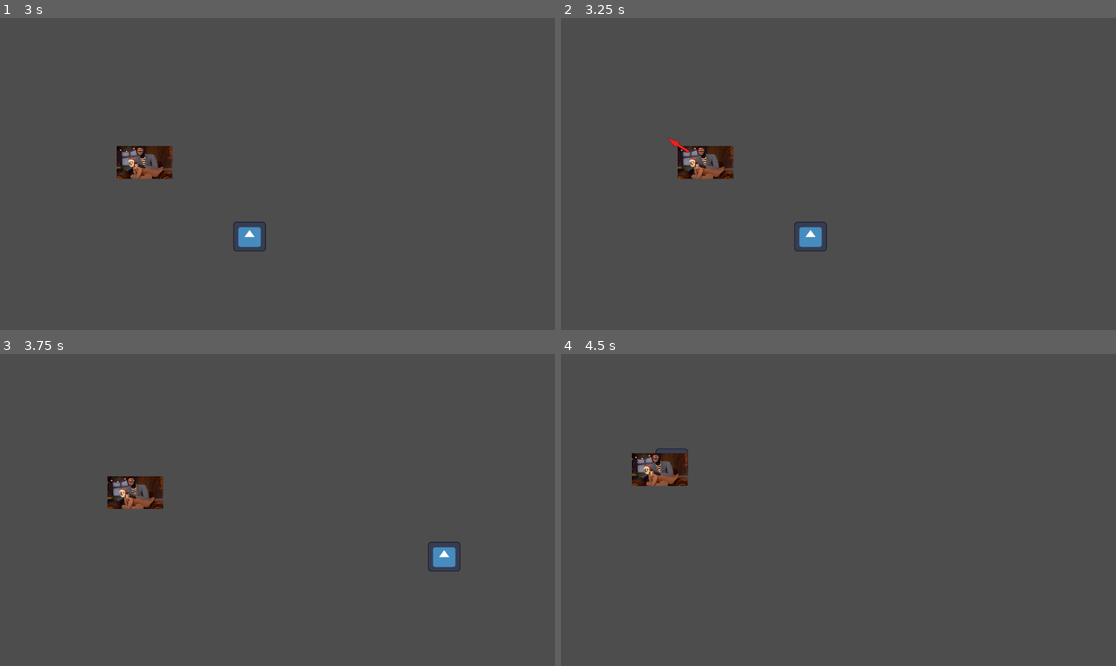
Above: before the commit, frames 1-4 (two rows, left to right).
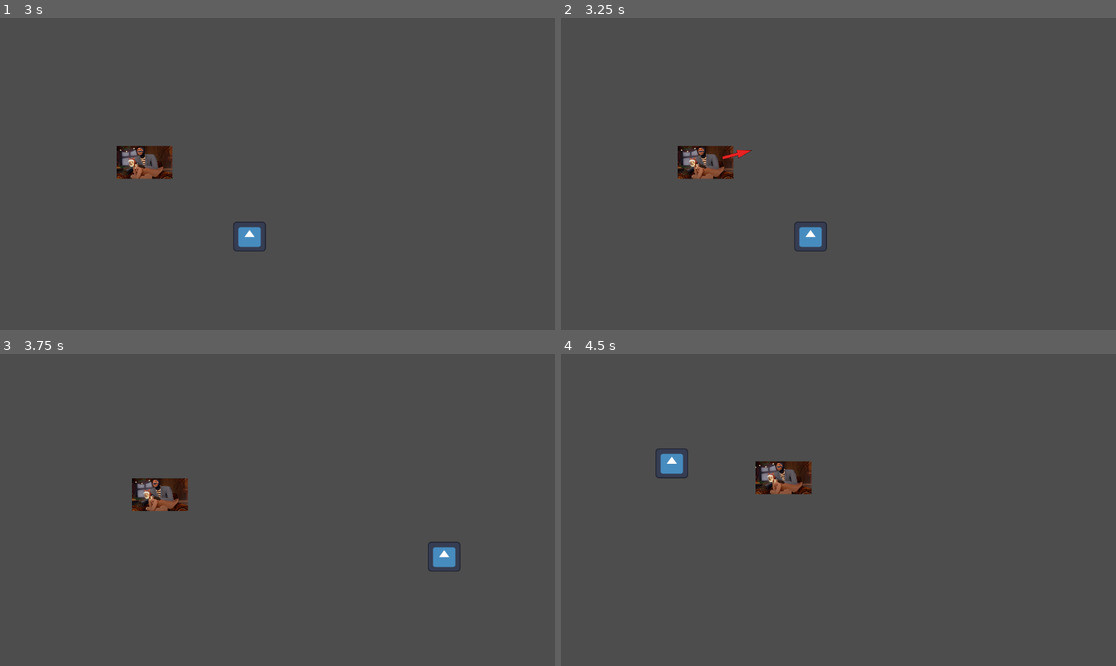
Above: after the commit, the same moments.

Repository: nick-leslie/Gmtk-game-jam-2025
Game: Godot game, scene res://Scenes/main.tscn
Two runs of this game, one before a commit and one after it. Both use one fixed random seed, a clock stepped at 60 frames per second and the inputs below. The engine's default icon, where the game draws it, is replaced by a stand-in: a white triangle on a blue panel in a dark square.
Inputs (mouse positions are in pixels of both pictures, inside the frame that each line leads up to):
- Up to frame 1 (3 s): tap Enter at 0.5, 2 s; move the mouse to (399, 158) at 0.52 s; click (399, 158) at 0.67 s; tap Space at 1.25, 2.75 s; move the mouse to (166, 189) at 1.27 s; click (166, 189) at 1.42 s; move the mouse to (333, 105) at 2.02 s; click (333, 105) at 2.17 s; move the mouse to (249, 236) at 2.77 s; click (249, 236) at 2.92 s
- Up to frame 2 (3.25 s): no input
- Up to frame 3 (3.75 s): move the mouse to (444, 556) at 3.52 s; click (444, 556) at 3.67 s
- Up to frame 4 (4.5 s): move the mouse to (672, 463) at 4.27 s; click (672, 463) at 4.42 s

Frame 1 is identical in both runs. In frame 2, 0.1% of the frame differs, in the area x 19-35%, y 38-46%; in frame 3, 1.3%; in frame 4, 1.9%, in the area x 12-46%, y 31-45%.

Commit message:
Moved logic into base enemy class as an example

Diff:
--- a/Scripts/Enemies/test_enemy.gd
+++ b/Scripts/Enemies/test_enemy.gd
@@ -1,10 +1,5 @@
 extends Enemy
 
-var direction := Vector2(
-		randi_range(-1, 1),
-		randi_range(-1,1)
-		)
-var magnitude := randi_range(1, max_speed)
 
 #Transistion functions
 func idleTransition(delta: float):
@@ -45,64 +40,6 @@
 	pass
 
 # State logic functions
-func idleState(): #State logic for idle state
-	pass
-
-func telegraphState():
-
-	var texture_size = $EnemySprite.texture.get_size()
-	var sprite_size = texture_size * $EnemySprite.scale
-	var enemy_radius = max(sprite_size.x, sprite_size.y) * 0.5
-
-	# First time entering state logic
-	if telegraph_elapsed_time == 0:
-		# Generate random direction vector
-		var angle = randf_range(0, TAU)
-		direction = Vector2(cos(angle), sin(angle))
-		# TODO bias it to move in away from the edge of the screen if it gets too close
-
-		# Generate random magnitude
-		magnitude = randi_range(1, max_speed)
-
-	#Scale the telegraph sprite
-
-	# Parameters you can tweak to balance visual size
-	var base_scale := 0.5  # Minimum scale when magnitude is low
-	var scale_range := 0.5 # Additional scale at max speed (total = base + range = 1.0 at max speed)
-
-	# Calculate scale based on speed
-	var speed_ratio = clamp(magnitude / max_speed, 0.0, 1.0)
-	var desired_scale = base_scale + (scale_range * speed_ratio)
-
-	var telegraph_texture_size = $TelegraphSprite.texture.get_size()
-
-	# Determine the maximum size we want relative to the enemy sprite
-	var target_size = sprite_size * desired_scale
-
-	# Calculate uniform scale factor based on the smaller ratio (to fit within bounds)
-	var scale_factor = min(
-		target_size.x / telegraph_texture_size.x,
-		target_size.y / telegraph_texture_size.y
-	)
-	# Apply uniform scale to preserve aspect ratio
-	$TelegraphSprite.scale = Vector2.ONE * scale_factor
-
-	if direction != Vector2.ZERO:
-
-		# Rotate the sprite to the same direction as vector
-		var telegraph_direction = direction.normalized()
-		$TelegraphSprite.rotation = direction.angle() + deg_to_rad(90)
-
-
-	# Position the telegraph arrow next to the enemy sprite, in the given direction
-	var offset_distance = enemy_radius + 10  # "10" is margin to push it slightly outside
-	$TelegraphSprite.position = $EnemySprite.position + direction * offset_distance
-
-	# Dynamically figure out how long to blink for based on delta and telegraph blink counter
-	var telegraph_period = (telegraph_state_time / (telegraph_blink_count * 2))
-
-	var blink_phase = int(telegraph_elapsed_time / telegraph_period) % 2
-	$TelegraphSprite.visible = blink_phase == 0
 
 func moveState():
 	var screen_size = get_viewport_rect().size
@@ -119,15 +56,3 @@
 	#Clamping to screen size
 	position.x = clamp(position.x, 0 + (sprite_size.x/2), screen_size.x - (sprite_size.x/2))
 	position.y = clamp(position.y, 0 + (sprite_size.y/2), screen_size.y - (sprite_size.y/2))
-
-func windupState():
-	pass
-
-func attackState():
-	pass
-
-func runAndGunState():
-	pass
-
-func dashState():
-	pass
--- a/Scripts/enemy.gd
+++ b/Scripts/enemy.gd
@@ -51,6 +51,12 @@
 }
 
 var current_state = State.IDLE
+
+var direction := Vector2(
+		randi_range(-1, 1),
+		randi_range(-1,1)
+		)
+var magnitude := randi_range(1, max_speed)
 
 func _ready(): #setup
 	get_parent().add_child(debug_line)
@@ -123,9 +129,13 @@
 
 
 #Transistion functions
-func idleTransition(delta: float) -> State:
-	return State.IDLE
-	pass
+func idleTransition(delta: float) -> State: # Default transition strucuture for only on transition option
+	if idle_elapsed_time < idle_state_time:
+		idle_elapsed_time += delta
+		return State.IDLE
+	else:
+		idle_elapsed_time = 0.0
+		return State.IDLE
 
 func telegraphTransition(delta: float) -> State:
 	return State.TELEGRAPH
@@ -156,10 +166,75 @@
 	pass
 
 func telegraphState():
-	pass
-
-func moveState():
-	pass
+	var texture_size = $EnemySprite.texture.get_size()
+	var sprite_size = texture_size * $EnemySprite.scale
+	var enemy_radius = max(sprite_size.x, sprite_size.y) * 0.5
+
+	# First time entering state logic
+	if telegraph_elapsed_time == 0:
+		# Generate random direction vector
+		var angle = randf_range(0, TAU)
+		direction = Vector2(cos(angle), sin(angle))
+		# TODO bias it to move in away from the edge of the screen if it gets too close
+
+		# Generate random magnitude
+		magnitude = randi_range(1, max_speed)
+
+	#Scale the telegraph sprite
+
+	# Parameters you can tweak to balance visual size
+	var base_scale := 0.5  # Minimum scale when magnitude is low
+	var scale_range := 0.5 # Additional scale at max speed (total = base + range = 1.0 at max speed)
+
+	# Calculate scale based on speed
+	var speed_ratio = clamp(magnitude / max_speed, 0.0, 1.0)
+	var desired_scale = base_scale + (scale_range * speed_ratio)
+
+	var telegraph_texture_size = $TelegraphSprite.texture.get_size()
+
+	# Determine the maximum size we want relative to the enemy sprite
+	var target_size = sprite_size * desired_scale
+
+	# Calculate uniform scale factor based on the smaller ratio (to fit within bounds)
+	var scale_factor = min(
+		target_size.x / telegraph_texture_size.x,
+		target_size.y / telegraph_texture_size.y
+	)
+	# Apply uniform scale to preserve aspect ratio
+	$TelegraphSprite.scale = Vector2.ONE * scale_factor
+
+	if direction != Vector2.ZERO:
+
+		# Rotate the sprite to the same direction as vector
+		var telegraph_direction = direction.normalized()
+		$TelegraphSprite.rotation = direction.angle() + deg_to_rad(90)
+
+
+	# Position the telegraph arrow next to the enemy sprite, in the given direction
+	var offset_distance = enemy_radius + 10  # "10" is margin to push it slightly outside
+	$TelegraphSprite.position = $EnemySprite.position + direction * offset_distance
+
+	# Dynamically figure out how long to blink for based on delta and telegraph blink counter
+	var telegraph_period = (telegraph_state_time / (telegraph_blink_count * 2))
+
+	var blink_phase = int(telegraph_elapsed_time / telegraph_period) % 2
+	$TelegraphSprite.visible = blink_phase == 0
+
+func moveState(): #Default movement behavior
+	var screen_size = get_viewport_rect().size
+	var texture_size = $EnemySprite.texture.get_size()
+	var sprite_size = texture_size * $EnemySprite.scale
+
+	# Disable the telegraph sprite while moving
+	$TelegraphSprite.visible = false
+
+	# Move by vector
+	var offset = direction * magnitude
+	position += offset
+
+	#Clamping to screen size
+	position.x = clamp(position.x, 0 + (sprite_size.x/2), screen_size.x - (sprite_size.x/2))
+	position.y = clamp(position.y, 0 + (sprite_size.y/2), screen_size.y - (sprite_size.y/2))
 
 func windupState():
 	pass
--- a/main.tscn
+++ /dev/null
@@ -1,36 +0,0 @@
-[gd_scene load_steps=5 format=3 uid="uid://g0wog28kkiy"]
-
-[ext_resource type="Script" uid="uid://cagswdrat2x2a" path="res://Scripts/player.gd" id="1_0xm2m"]
-[ext_resource type="Script" uid="uid://cm1h0xl5gt6nq" path="res://Scripts/line_collider.gd" id="1_lquwl"]
-[ext_resource type="Texture2D" uid="uid://dxxihuobndwvl" path="res://icon.svg" id="2_h2yge"]
-[ext_resource type="Script" uid="uid://bp2pjt4dtaffb" path="res://head_collider_body.gd" id="5_7mycd"]
-
-[node name="Node2D" type="Node2D"]
-
-[node name="HeadColliderBody" type="Area2D" parent="."]
-collision_layer = 2
-script = ExtResource("5_7mycd")
-
-[node name="HeadCollider" type="CollisionShape2D" parent="HeadColliderBody"]
-
-[node name="Line" type="Line2D" parent="."]
-
-[node name="LineCollider" type="Area2D" parent="Line"]
-collision_mask = 2
-script = ExtResource("1_lquwl")
-
-[node name="Stylest" type="Node2D" parent="."]
-script = ExtResource("1_0xm2m")
-
-[node name="Sprite2D" type="Sprite2D" parent="Stylest"]
-position = Vector2(0.999996, 2)
-scale = Vector2(0.4375, 0.4375)
-texture = ExtResource("2_h2yge")
-
-[node name="StartNode" type="Node2D" parent="."]
-
-[node name="Sprite2D" type="Sprite2D" parent="StartNode"]
-scale = Vector2(0.53125, 0.488281)
-texture = ExtResource("2_h2yge")
-
-[node name="col_checker" type="Node2D" parent="."]
